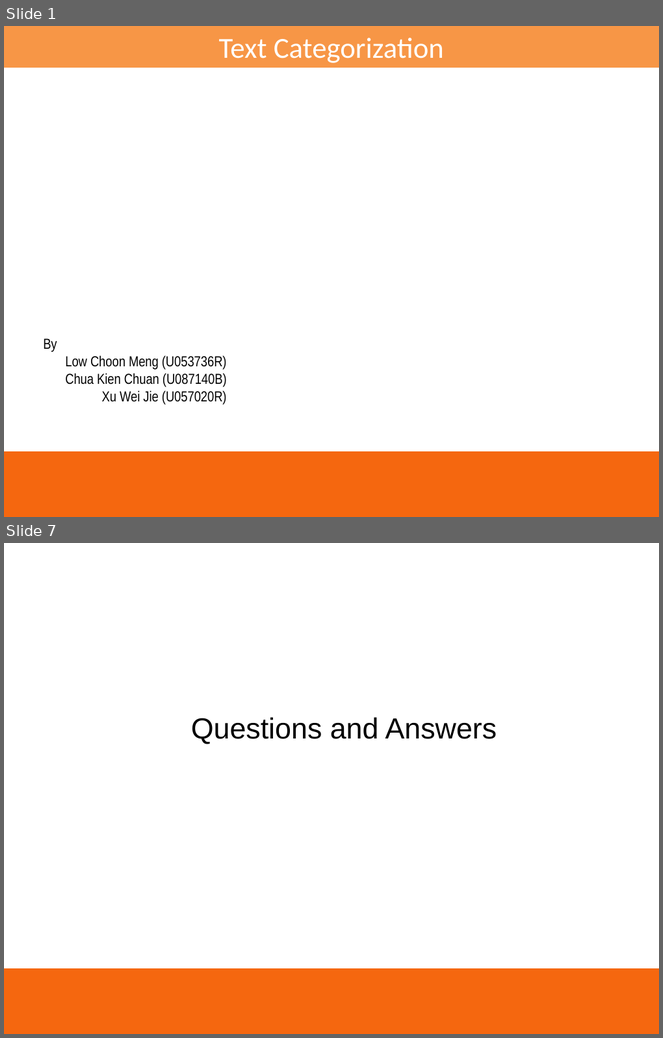
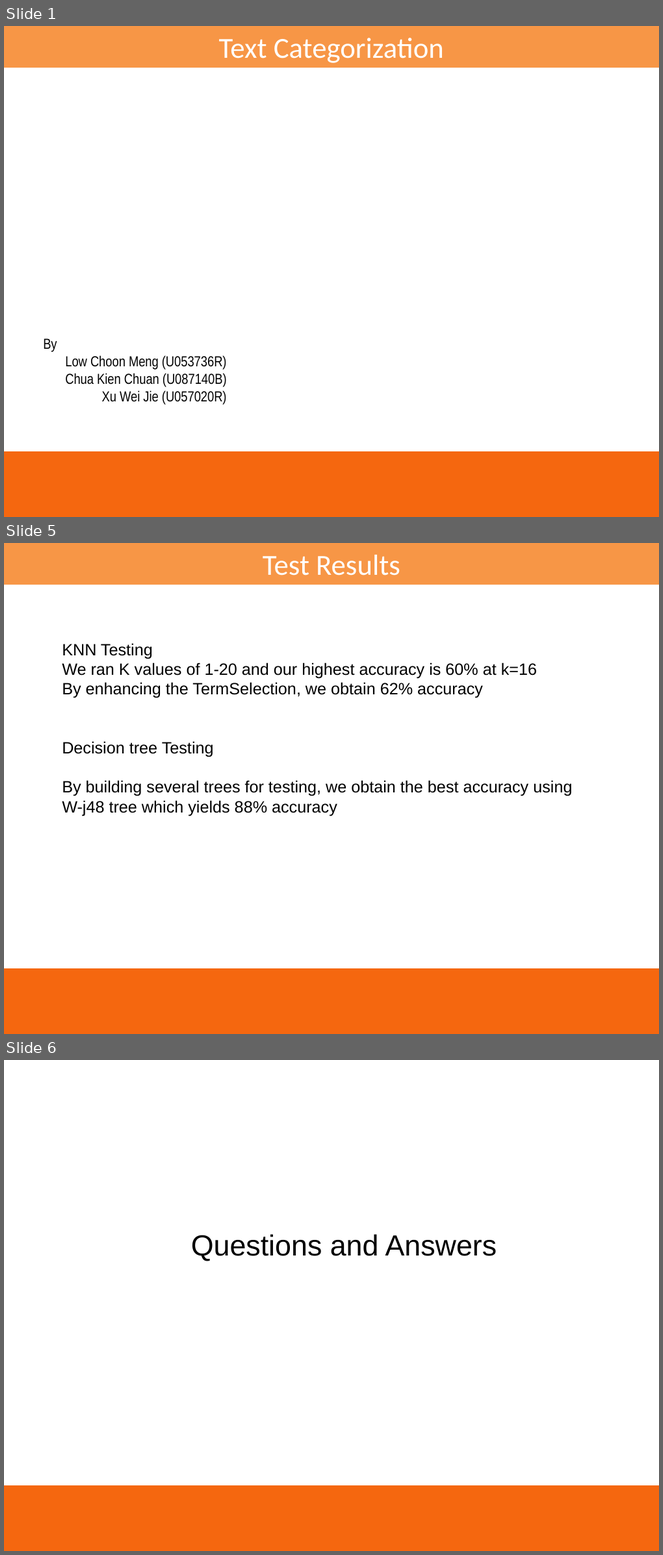
Before and after one commit to gangadhar001/textcategorization, a slide deck: Text Categorization.ppt. Shown one above the other, each under a label of ours: slides 1 and 7 before the commit, slides 1, 5 and 6 after it; the slides between them are not shown. The pictures are 663x1038 and 663x1555 pixels, drawn with LibreOffice and Linux fonts; fonts in the diff are those of the drawing; background and template pictures are left out. Boxes give left, top, right and bottom in pixels: in the first picture for what was removed or moved away, otherwise in the second. Text is boxed around its words. In the diff, an @@ line names an element or a change of style, - is before the commit and + after.

```diff
--- a/Text Categorization.ppt
+++ b/Text Categorization.ppt
@@ slide 5 added at [4,543,659,1034], background #FFFFFF; not listed: 1 template element that a slide beside it also shows @@
@@ rectangle added at [4,543,659,585], fill #F79646, 32 pt, text #FFFFFF @@
+Test Results
@@ text added at [62,643,572,816], 18 pt, text #000000 @@
+KNN Testing
+We ran K values of 1-20 and our highest accuracy is 60% at k=16
+By enhancing the TermSelection, we obtain 62% accuracy
+Decision tree Testing
+By building several trees for testing, we obtain the best accuracy using
+W-j48 tree which yields 88% accuracy
@@ what was slide 7 is now slide 6 @@
```
Also in this commit, not shown: 3 other slides added, 5 slides removed.
